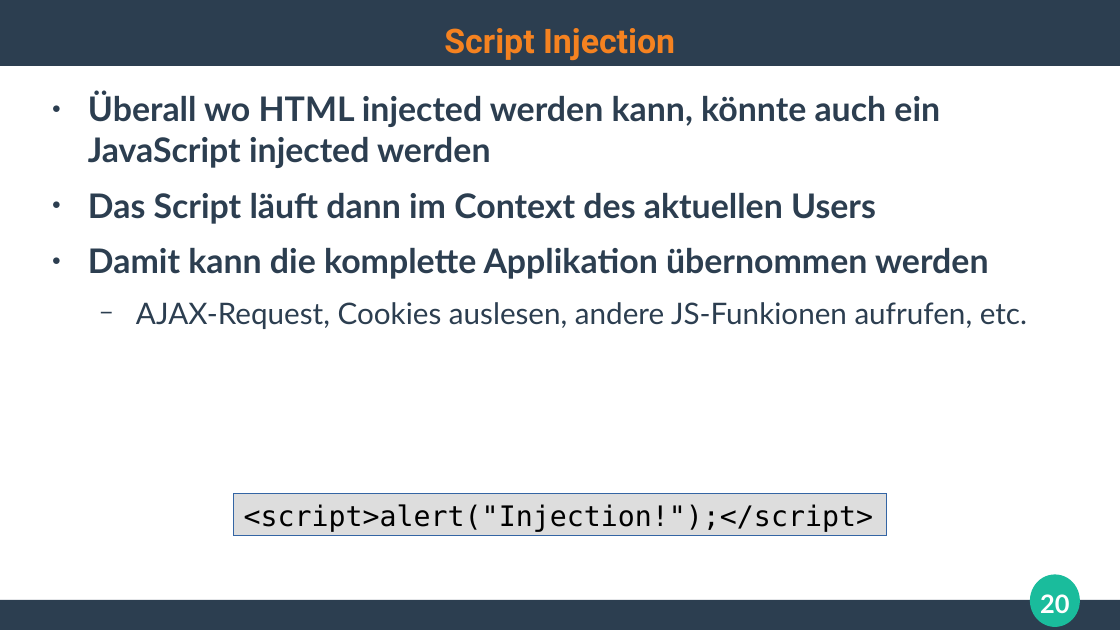
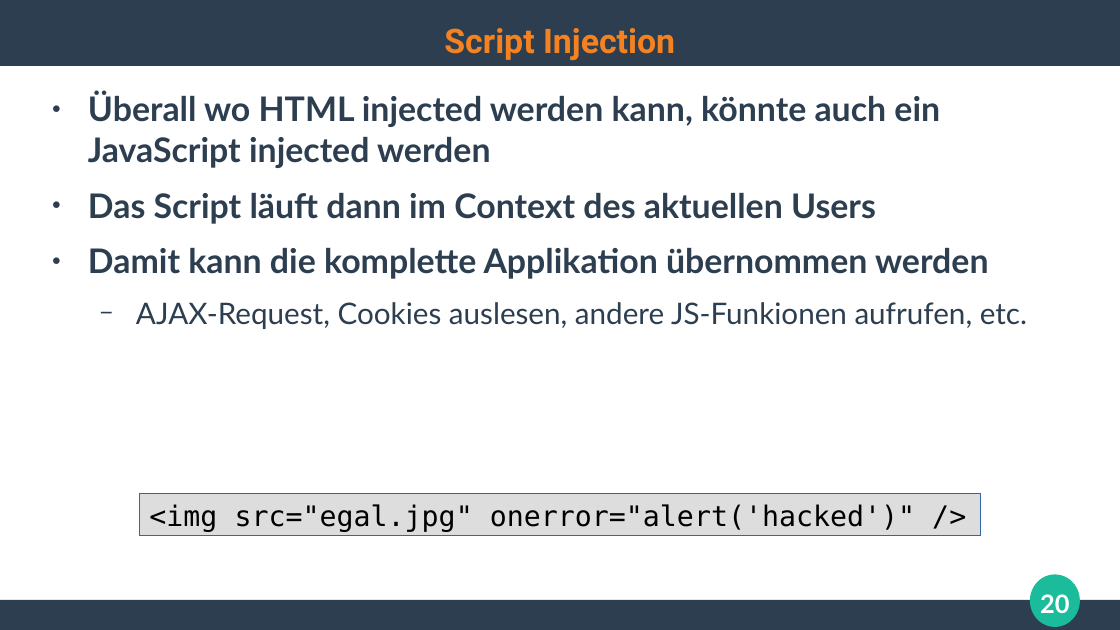
Before and after one commit to ghandmann/HS-AlbSig-WebAnwendungen2, a slide deck: slide 20 of Kapitel/06_WebSecurity.odp. Drawn at 1120x630 pixels with LibreOffice and Linux fonts; fonts in the diff are those of the drawing. Boxes give left, top, right and bottom in pixels: in the first picture for what was removed or moved away, otherwise in the second. Text is boxed around its words. In the diff, an @@ line names an element or a change of style, - is before the commit and + after.

```diff
--- a/Kapitel/06_WebSecurity.odp
+++ b/Kapitel/06_WebSecurity.odp
@@ rectangle added at <box>139,493,981,536</box>, fill #DDDDDD, outline #3465A4 0 pt, 20 pt, text #000000 @@
+<img src="egal.jpg" onerror="alert('hacked')" />
@@ rectangle removed at <box>234,493,887,536</box> @@
-<script>alert("Injection!");</script>
```
Also in this commit, not shown: 8 slides added, 1 slide removed.
